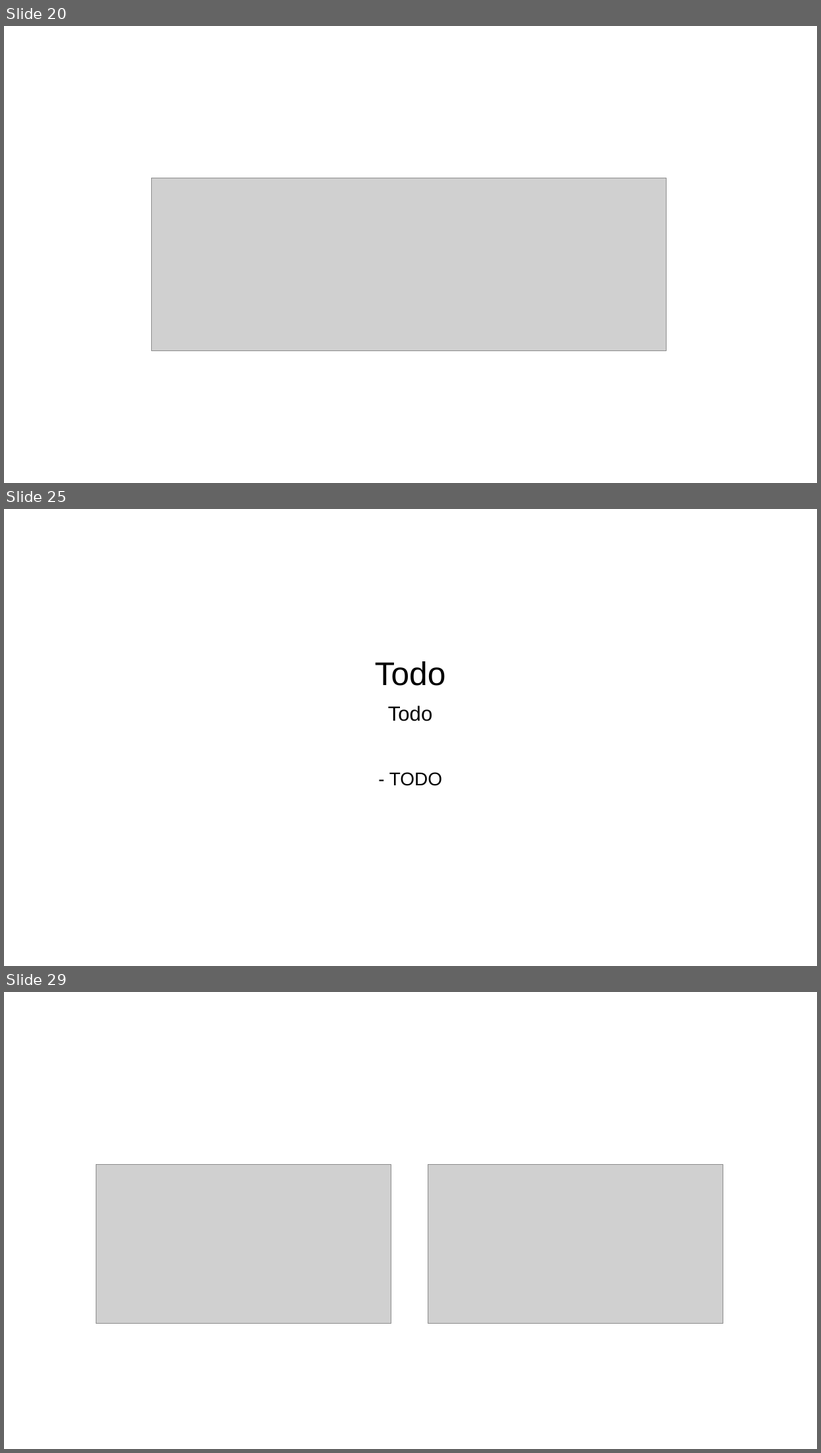
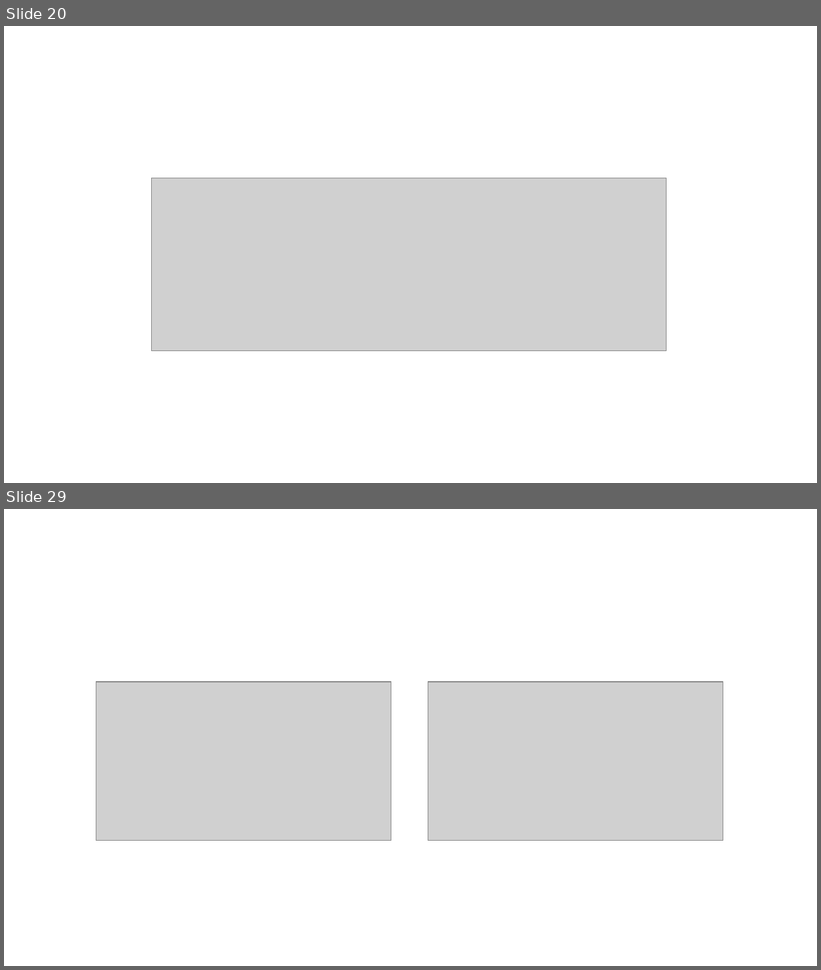
Before and after one commit to skrabbenborg/nosql-talk, a slide deck: presentation/presentation.pptx. Shown one above the other, each under a label of ours: slides 20, 25 and 29 before the commit, slides 20 and 29 after it; the slides between them are not shown. The pictures are 821x1453 and 821x970 pixels, drawn with LibreOffice and Linux fonts; fonts in the diff are those of the drawing; grey boxes stand for pictures; background and template pictures are left out. Boxes give left, top, right and bottom in pixels: in the first picture for what was removed or moved away, otherwise in the second. Text is boxed around its words. In the diff, an @@ line names an element or a change of style, - is before the commit and + after.

```diff
--- a/presentation/presentation.pptx
+++ b/presentation/presentation.pptx
@@ slide 25 removed at [4, 509, 817, 966], background picture (left out) @@
@@ text removed at [375, 661, 446, 786] @@
-Todo
-Todo
-- TODO
```
Also in this commit, not shown: 4 slides changed, 6 slides added, 5 other slides removed, 4 other files.
